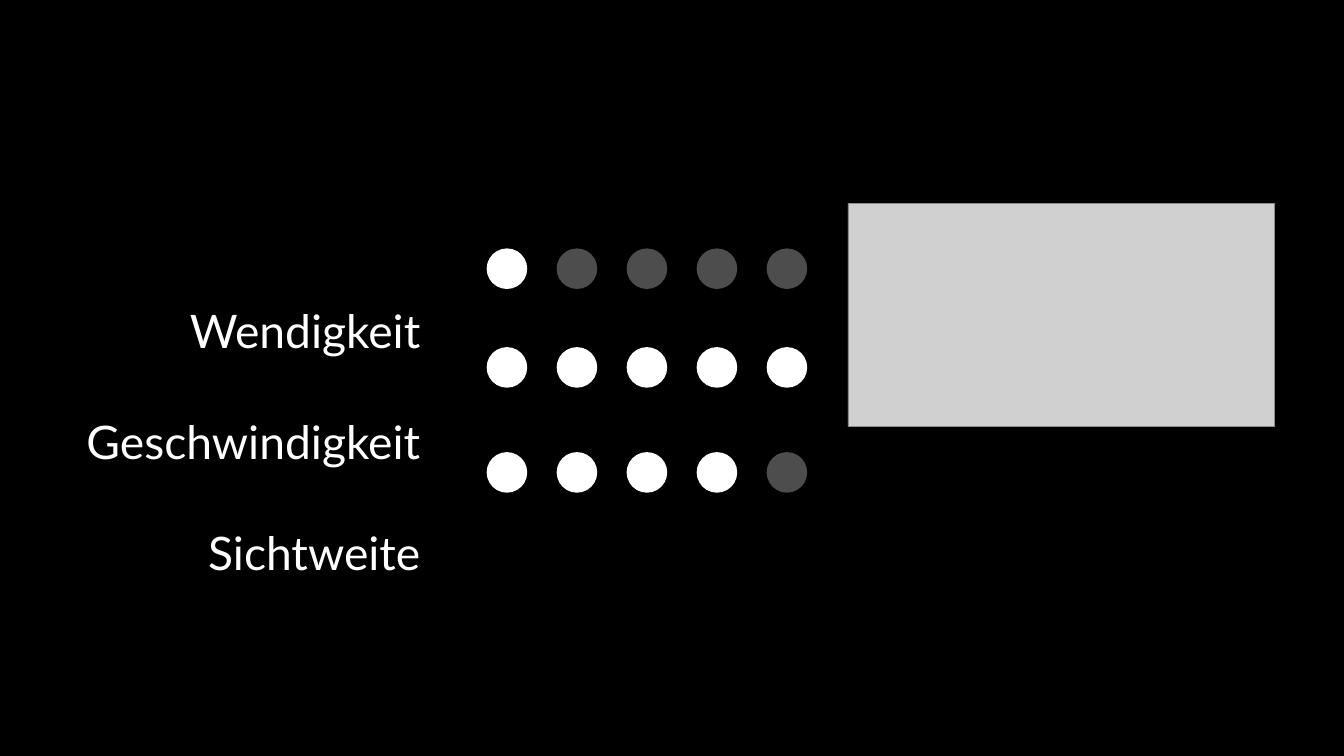
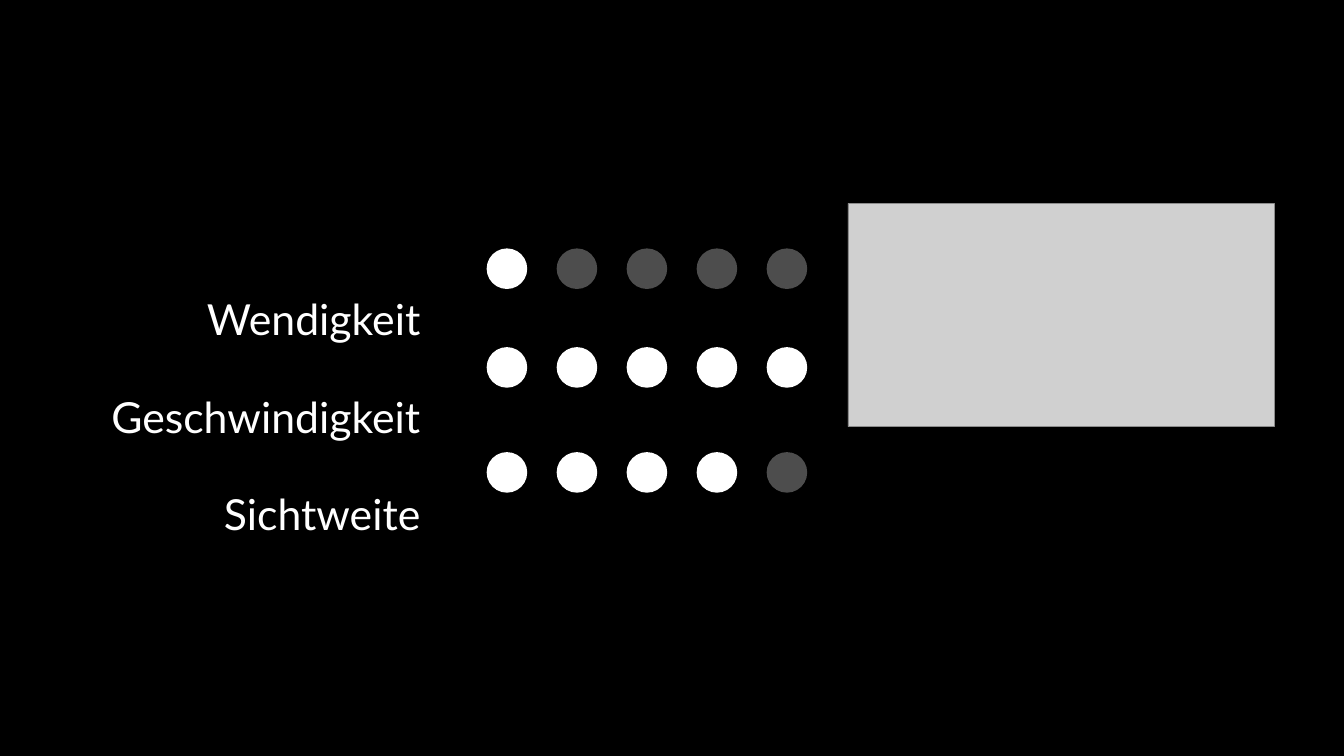
Before and after one commit to Lehr-Lern-Labor/Scienc-Camp-KI, a slide deck: slide 20 of Folien/05-Gestaltung und Animation.pptx (slide 19 before the commit). Drawn at 1344x756 pixels with LibreOffice and Linux fonts; fonts in the diff are those of the drawing; grey boxes stand for pictures. Boxes give left, top, right and bottom in pixels: in the first picture for what was removed or moved away, otherwise in the second. Text is boxed around its words. In the diff, an @@ line names an element or a change of style, - is before the commit and + after.

```diff
--- a/Folien/05-Gestaltung und Animation.pptx
+++ b/Folien/05-Gestaltung und Animation.pptx
@@ text "Wendigkeit" at (111, 303, 420, 531): size 66 to 61 pt; line spacing 2 to 1.9 @@
```
Also in this commit, not shown: 11 other slides changed, 2 slides added, 1 slide removed.
